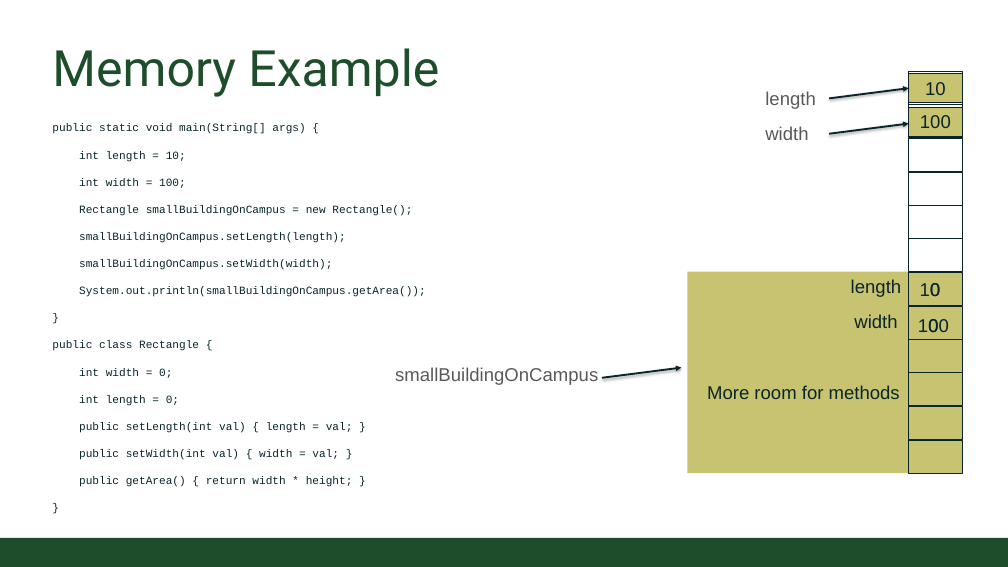
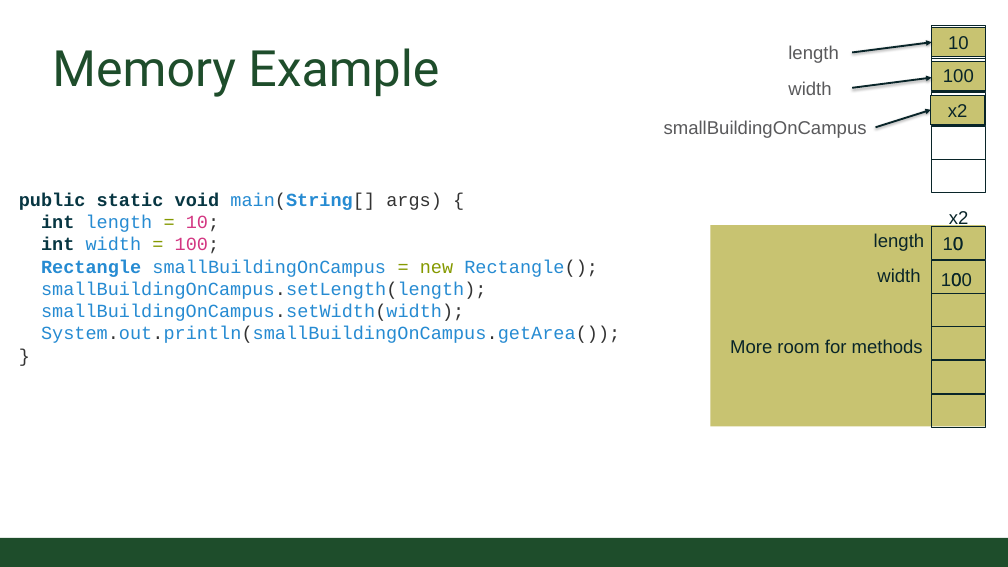
Before and after one commit to CSU-CompSci-CS163-4/Handouts, a slide deck: slide 4 of slides/Online/2020/03a - ObjectsMethods.pptx. Drawn at 1008x567 pixels with LibreOffice and Linux fonts; fonts in the diff are those of the drawing; background and template pictures are left out. Boxes give left, top, right and bottom in pixels: in the first picture for what was removed or moved away, otherwise in the second. Text is boxed around its words. In the diff, an @@ line names an element or a change of style, - is before the commit and + after.

Commit message:
slides update

```diff
--- a/slides/Online/2020/03a - ObjectsMethods.pptx
+++ b/slides/Online/2020/03a - ObjectsMethods.pptx
@@ 13 rectangles, 8 texts, 2 arrows moved together from (x1=707, y1=71, x2=962, y2=473) to (x1=730, y1=25, x2=985, y2=427) @@
@@ text "smallBuildingOnCampus" moved from (x1=395, y1=367, x2=598, y2=385) to (x1=664, y1=120, x2=867, y2=138) @@
@@ arrow moved from (602, 378) - (682, 368) to (876, 127) - (931, 110) @@
@@ rectangle added at (x1=931, y1=95, x2=985, y2=125), fill #C8C371, outline #092529 0.75 pt, 20 pt, text #092529 @@
+x2
@@ text removed at (x1=52, y1=124, x2=426, y2=487) @@
-public static void main(String[] args) {
-int length = 10;
-int width = 100;
-Rectangle smallBuildingOnCampus = new Rectangle();
-smallBuildingOnCampus.setLength(length);
-smallBuildingOnCampus.setWidth(width);
-System.out.println(smallBuildingOnCampus.getArea());
-}
-public class Rectangle {
-int width = 0;
-int length = 0;
-public setLength(int val) { length = val; }
-public setWidth(int val) { width = val; }
-public getArea() { return width * height; }
-}
@@ text added at (x1=19, y1=193, x2=620, y2=343), 20 pt, text #268BD2 @@
+public static void main(String[] args) {
+int length = 10;
+int width = 100;
+Rectangle smallBuildingOnCampus = new Rectangle();
+smallBuildingOnCampus.setLength(length);
+smallBuildingOnCampus.setWidth(width);
+System.out.println(smallBuildingOnCampus.getArea());
+}
@@ rectangle moved from (x1=688, y1=272, x2=963, y2=473) to (x1=710, y1=225, x2=985, y2=426) @@
@@ text "length" moved from (x1=851, y1=279, x2=902, y2=297) to (x1=874, y1=233, x2=925, y2=251) @@
@@ rectangle removed at (x1=909, y1=239, x2=962, y2=272) @@
@@ text added at (x1=949, y1=211, x2=969, y2=229), 20 pt, text #092529 @@
+x2
```
Also in this commit, not shown: 2 other slides changed, 3 slides added, 1 slide removed.
